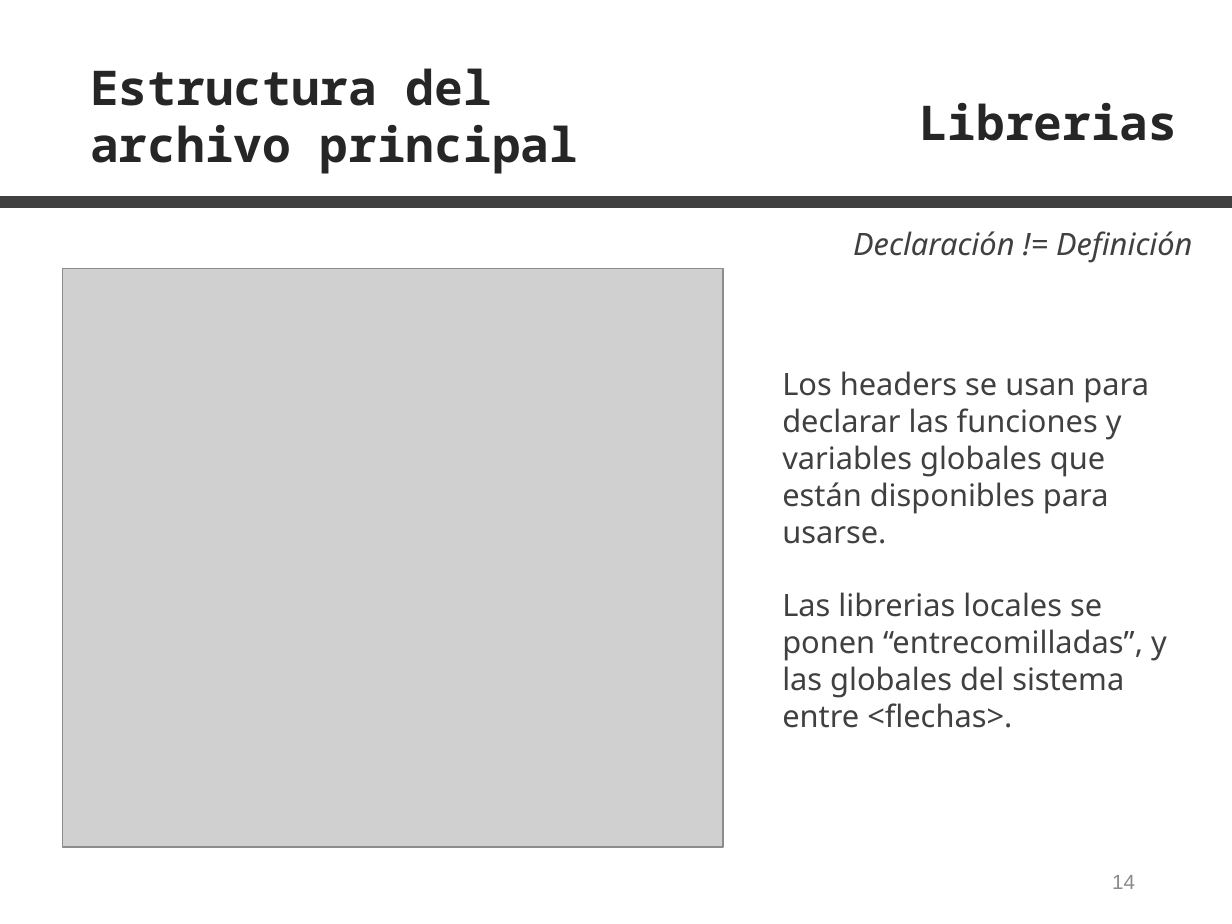
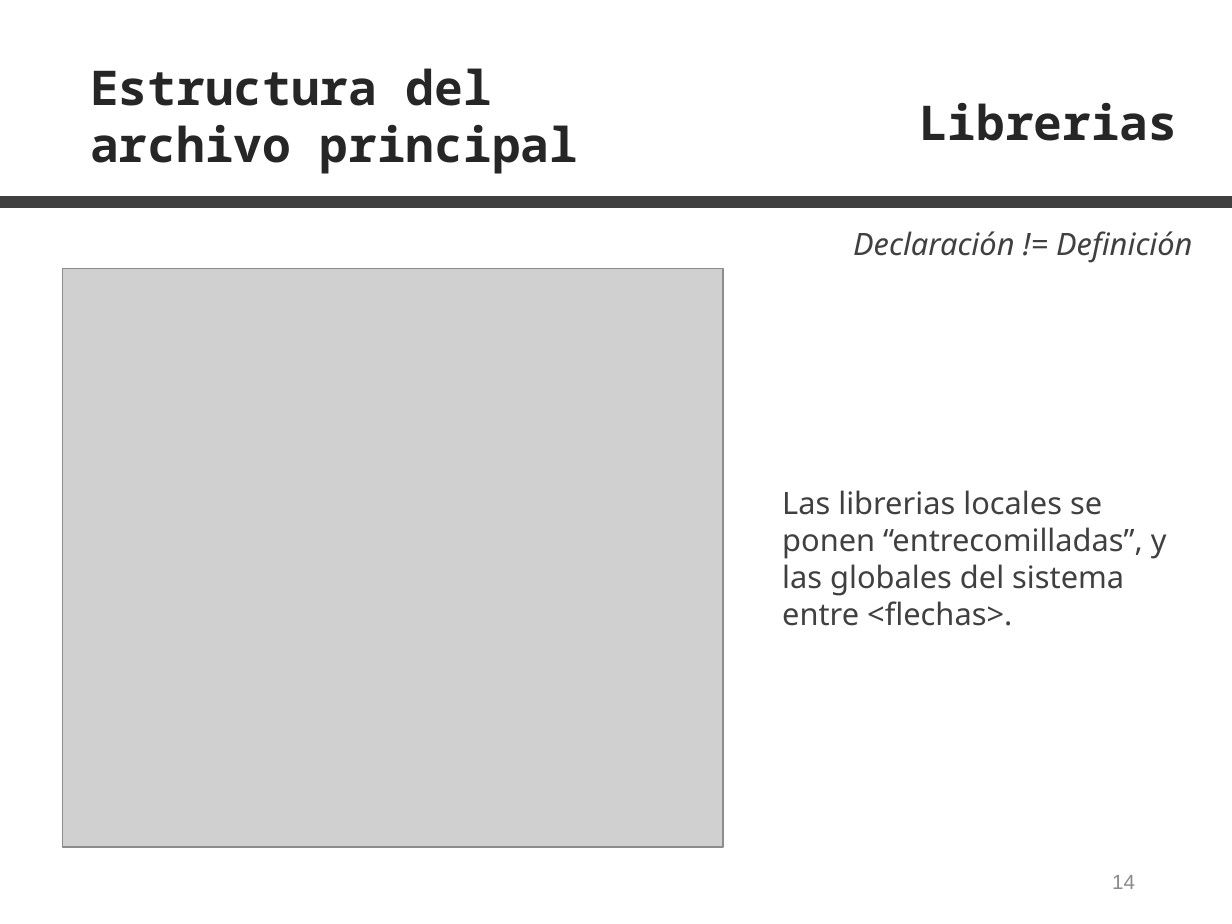
Before and after one commit to z4na14/C-para-normies, a slide deck: slide 14 of transparencias.pptx. Drawn at 1232x924 pixels with LibreOffice and Linux fonts; fonts in the diff are those of the drawing; grey boxes stand for pictures. Boxes give left, top, right and bottom in pixels: in the first picture for what was removed or moved away, otherwise in the second. Text is boxed around its words. In the diff, an @@ line names an element or a change of style, - is before the commit and + after.

```diff
--- a/transparencias.pptx
+++ b/transparencias.pptx
@@ text at [782, 371, 1149, 544]: paragraph removed @@
-Los headers se usan para declarar las funciones y variables globales que están disponibles para usarse.
@@ text "Las librerias locales se ponen ...": place and size @@
-text "Las librerias locales se ponen ..." at [782, 371, 1167, 728]
+text "Las librerias locales se ponen ..." at [782, 490, 1167, 626]
```
Also in this commit, not shown: 4 other slides changed, 2 other files.
